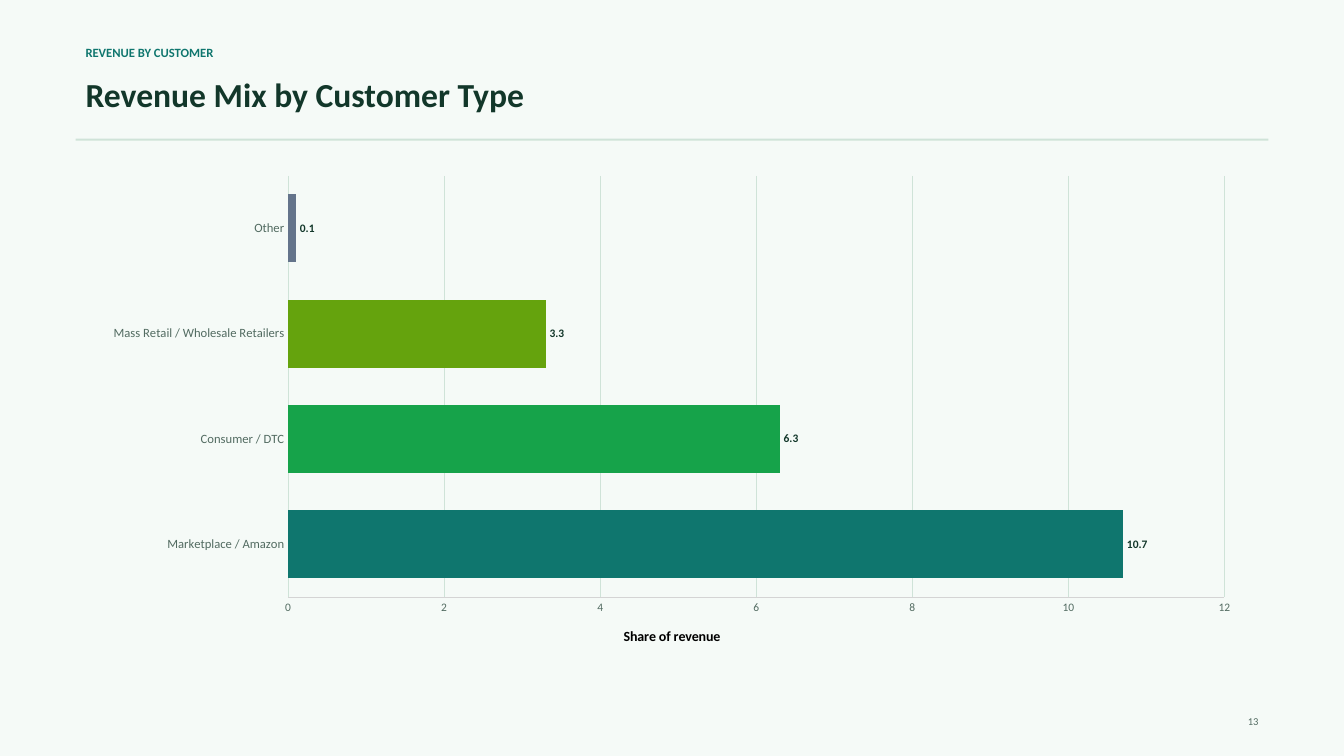
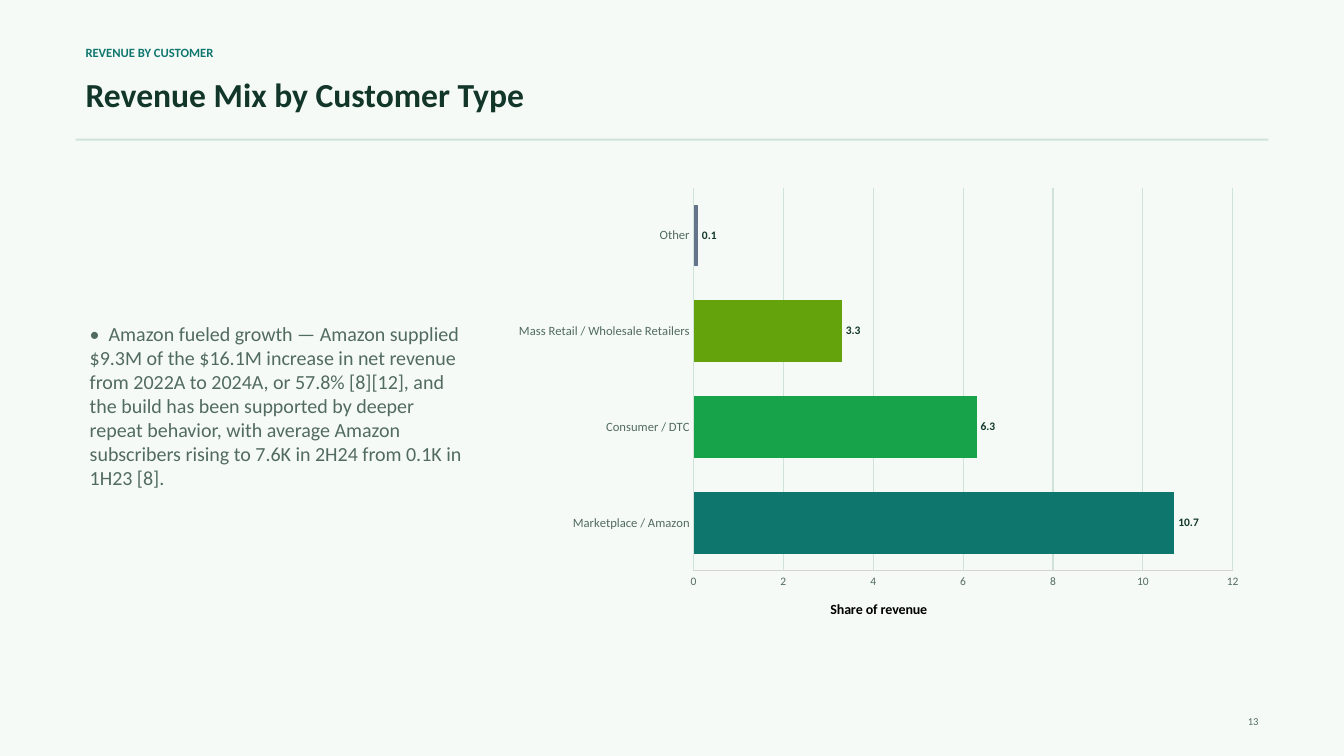
Before and after one commit to satyam-binocs/financials-ppt-poc, a slide deck: slide 13 of .codex-finalizer/phase2-candidate.pptx. Drawn at 1344x756 pixels with LibreOffice and Linux fonts; fonts in the diff are those of the drawing. Boxes give left, top, right and bottom in pixels: in the first picture for what was removed or moved away, otherwise in the second. Text is boxed around its words. In the diff, an @@ line names an element or a change of style, - is before the commit and + after.

```diff
--- a/.codex-finalizer/phase2-candidate.pptx
+++ b/.codex-finalizer/phase2-candidate.pptx
@@ bar chart: place and size @@
-bar chart at (91, 166, 1254, 666)
+bar chart at (504, 178, 1254, 638)
@@ text added at (90, 327, 461, 488), 14.2 pt, text #526B61 @@
+• Amazon fueled growth — Amazon supplied $9.3M of the $16.1M increase in net revenue from 2022A to 2024A, or 57.8% [8][12], and the build has been supported by deeper repeat behavior, with average Amazon subscribers rising to 7.6K in 2H24 from 0.1K in 1H23 [8].
```
Also in this commit, not shown: 22 other slides changed, 19 other files.
